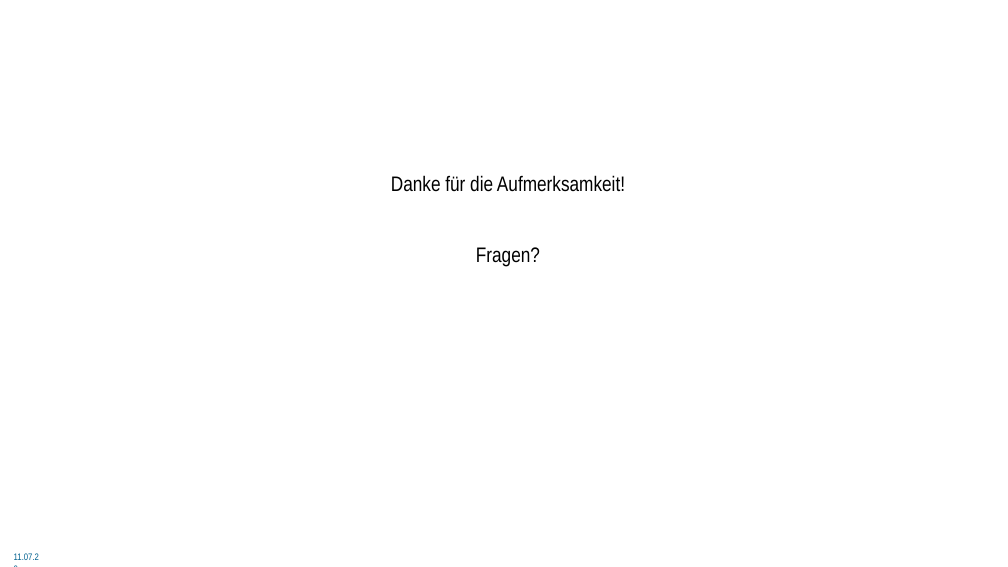
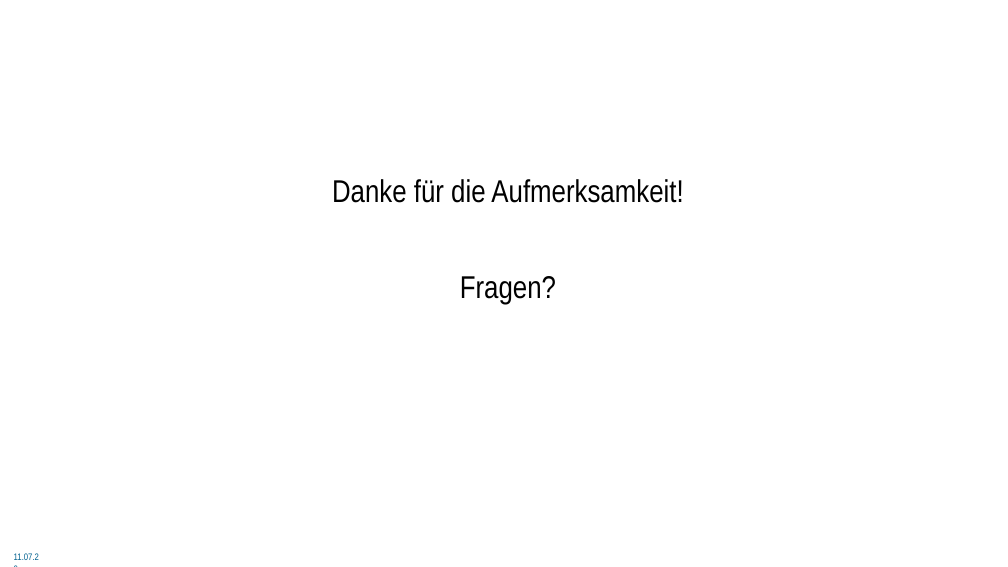
Before and after one commit to 5yntek/DataScienceProject, a slide deck: slide 10 of libreoffice/DataScienceMerge.odp. Drawn at 1008x567 pixels with LibreOffice and Linux fonts; fonts in the diff are those of the drawing; background and template pictures are left out. Boxes give left, top, right and bottom in pixels: in the first picture for what was removed or moved away, otherwise in the second. Text is boxed around its words. In the diff, an @@ line names an element or a change of style, - is before the commit and + after.

```diff
--- a/libreoffice/DataScienceMerge.odp
+++ b/libreoffice/DataScienceMerge.odp
@@ text "Danke für die Aufmerksamkeit!" at box(332, 179, 683, 304): size 40 to 60 pt @@
```
Also in this commit, not shown: 6 other slides changed.
